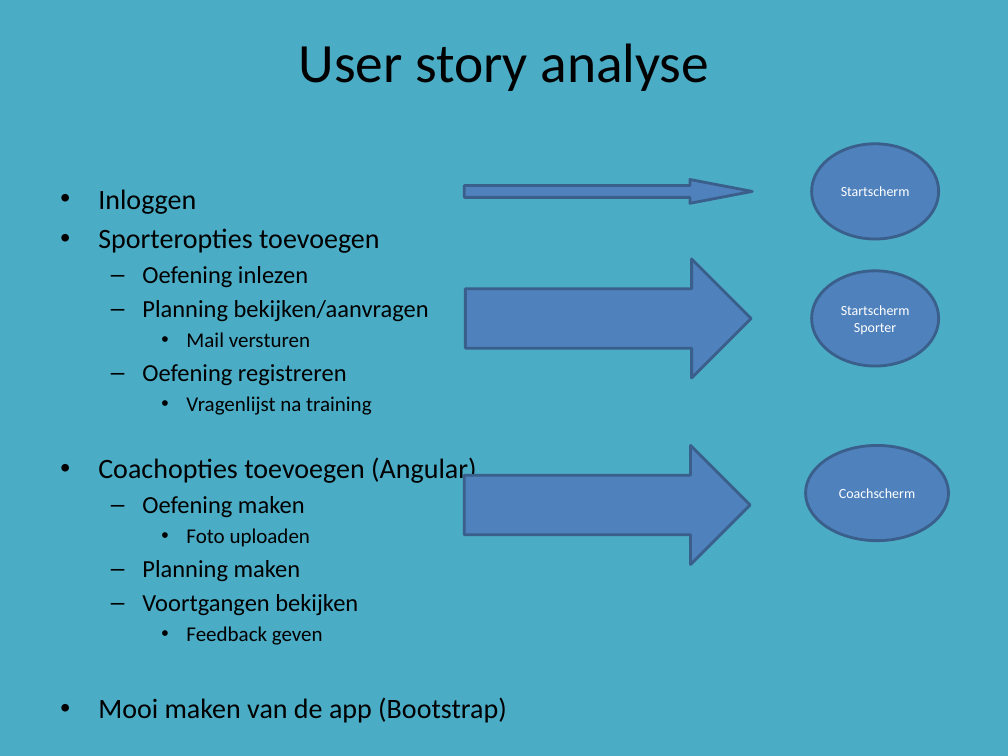
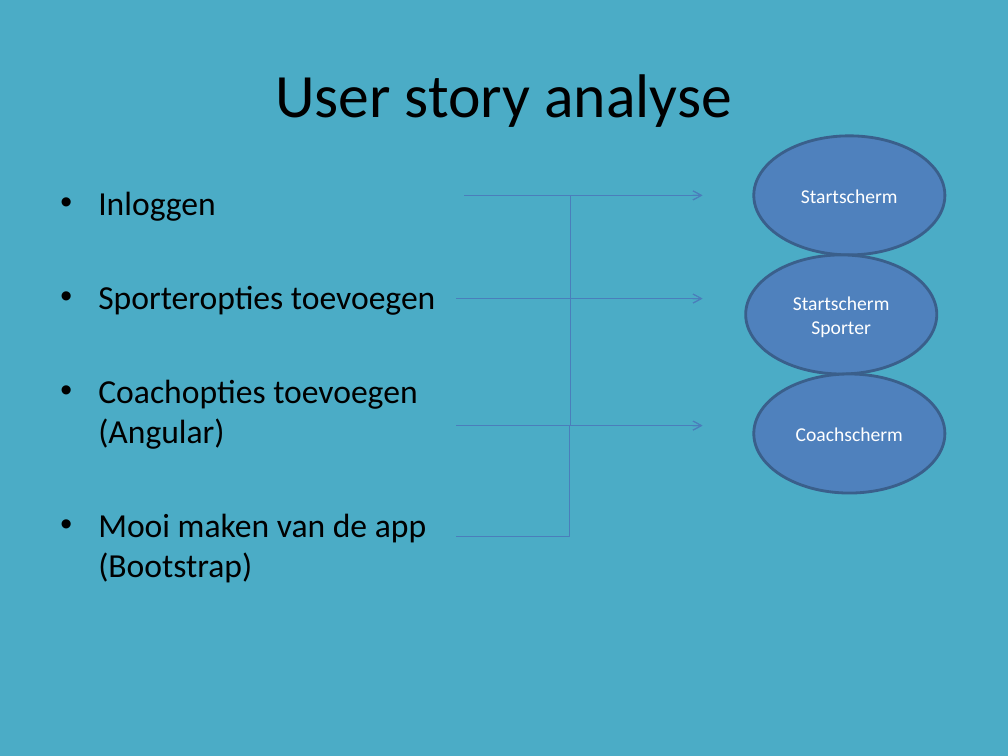
Before and after one commit to DASnoeken/Powerlift_App, a slide deck: slide 4 of Powerlift Powerpoint.pptx (slide 5 before the commit). Drawn at 1008x756 pixels with LibreOffice and Linux fonts; fonts in the diff are those of the drawing. Boxes give left, top, right and bottom in pixels: in the first picture for what was removed or moved away, otherwise in the second. Text is boxed around its words. In the diff, an @@ line names an element or a change of style, - is before the commit and + after.

```diff
--- a/Powerlift Powerpoint.pptx
+++ b/Powerlift Powerpoint.pptx
@@ title "User story analyse" at (275, 74, 731, 127): size 39.6 to 44 pt @@
@@ ellipse "Startscherm": place and size @@
-ellipse "Startscherm" at (811, 144, 938, 239)
+ellipse "Startscherm" at (754, 136, 946, 255)
@@ text "Inloggen" at (98, 191, 435, 583): size 20 to 24 pt @@
@@ right arrow removed at (465, 179, 753, 204) @@
@@ arrow added from (465, 196) to (703, 196), #4B7EBC 0.75 pt @@
@@ elbow arrow added from (572, 298) to (703, 196), #4B7EBC 0.75 pt @@
@@ text at (142, 266, 429, 415): paragraphs removed @@
-  – Oefening inlezen
-  – Planning bekijken/aanvragen
-    • Mail versturen
-  – Oefening registreren
-    • Vragenlijst na training
@@ right arrow removed at (466, 259, 751, 378) @@
@@ ellipse "Startscherm": place and size @@
-ellipse "Startscherm" at (811, 271, 938, 366)
+ellipse "Startscherm" at (746, 255, 937, 374)
@@ arrow added from (457, 298) to (703, 298), #4B7EBC 0.75 pt @@
@@ elbow arrow added from (572, 425) to (703, 298), #4B7EBC 0.75 pt @@
@@ size 10 to 14 pt in 3 elements at (754, 136, 946, 255), (746, 255, 937, 374), (754, 374, 946, 493) @@
@@ ellipse "Coachscherm": place and size @@
-ellipse "Coachscherm" at (805, 446, 949, 540)
+ellipse "Coachscherm" at (754, 374, 946, 493)
@@ arrow added from (457, 425) to (703, 425), #4B7EBC 0.75 pt @@
@@ elbow arrow added from (457, 536) to (703, 425), #4B7EBC 0.75 pt @@
@@ right arrow removed at (465, 446, 750, 564) @@
@@ text at (142, 496, 358, 645): paragraphs removed @@
-  – Oefening maken
-    • Foto uploaden
-  – Planning maken
-  – Voortgangen bekijken
-    • Feedback geven
```
Also in this commit, not shown: 2 other slides changed, 6 slides added, 2 slides removed.
